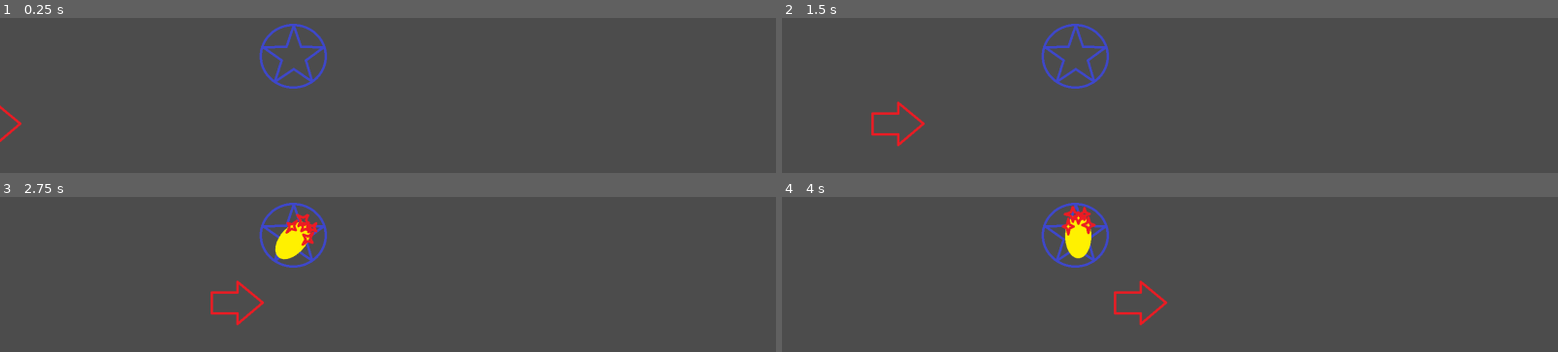
Above: before the commit, frames 1-4 (two rows, left to right).
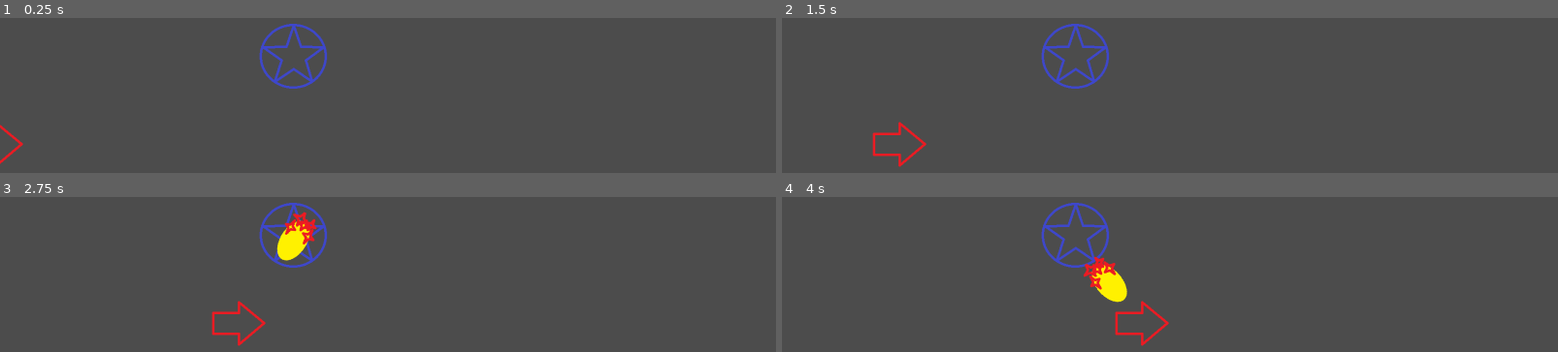
Above: after the commit, the same moments.

Repository: Bronsky91/WS2-Godot
Game: Godot game, scene res://scenes/Game.tscn
Same seed, same stepped clock (60 frames per second), same inputs: the game is played once before the commit and once after it.
Inputs:
- Up to frame 1 (0.25 s): no input
- Up to frame 2 (1.5 s): tap Enter at 0.5 s; tap Space at 1.25 s
- Up to frame 3 (2.75 s): tap Enter at 2 s
- Up to frame 4 (4 s): no input

The runs differ from the first frame. In frame 1, 0.3% of the frame differs, in the area x 0-3%, y 56-95%; in frame 2, 0.7%; in frame 3, 1.1%; in frame 4, 2.6%, in the area x 36-50%, y 5-97%.

Commit message:
Increases time between fireballs
Uses fire_delta, fire_next, and time variables in the Rune script

Diff:
--- a/scenes/Enemy.tscn
+++ b/scenes/Enemy.tscn
@@ -9,7 +9,7 @@
 radius = 42.9307
 height = 31.1203
 
-[node name="Enemy" type="Area2D" index="0"]
+[node name="Enemy" type="Area2D"]
 
 position = Vector2( 487.535, 255.956 )
 input_pickable = true
--- a/scenes/Game.tscn
+++ b/scenes/Game.tscn
@@ -4,14 +4,14 @@
 [ext_resource path="res://scenes/Enemy.tscn" type="PackedScene" id=2]
 [ext_resource path="res://scenes/Rune.tscn" type="PackedScene" id=3]
 
-[node name="Game" type="Node"]
+[node name="Game" type="Node" index="0"]
 
 script = ExtResource( 1 )
 _sections_unfolded = [ "Pause" ]
 
 [node name="Enemy" parent="." index="0" instance=ExtResource( 2 )]
 
-position = Vector2( -60.2223, 472.732 )
+position = Vector2( -57.2077, 514.937 )
 rotation = -1.5708
 _sections_unfolded = [ "Material", "Transform", "Visibility", "Z Index" ]
 
--- a/scripts/Rune.gd
+++ b/scripts/Rune.gd
@@ -3,12 +3,16 @@
 export(PackedScene) var fireball
 var target = null
 var firing = false
+var time = 0.0
+var fire_delta = 1.0/2.0
+var fire_next = 0.0
 
 func _ready():
 	connect("area_entered", self, "_on_area_entered")
 	connect("area_exited", self, "_on_area_exited")
 
 func _process(delta):
+	time += delta #
 	if target and target.get_ref() and !firing:
 		_shoot()
 
@@ -18,17 +22,18 @@
 
 func _on_area_exited(collidee):
 	if collidee.name == "Enemy":
-		print('byee bye target')
 		target = null
 
 func rearm():
 	firing = false
 
 func _shoot():
-	print('FIREBALL')
-	firing = true
-	var new_fireball = fireball.instance()
-	new_fireball.target = target
-	new_fireball.rune = weakref(self)
-	new_fireball.position = global_position
-	get_tree().get_root().add_child(new_fireball)
+	if time > fire_next:
+		print('FIREBALL')
+		firing = true
+		var new_fireball = fireball.instance()
+		new_fireball.target = target
+		new_fireball.rune = weakref(self)
+		new_fireball.position = global_position
+		fire_next = time + fire_delta
+		get_tree().get_root().add_child(new_fireball)
